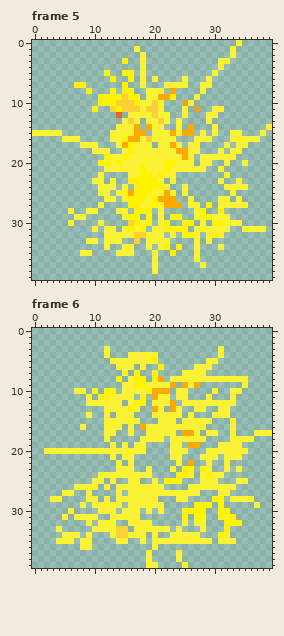
Edited in one commit: pixel-art file (assets/pineapple.ase). That is the earlier state.
40x40 pixels, 6 frames. Shown: frame 5, frame 6.
After the commit:
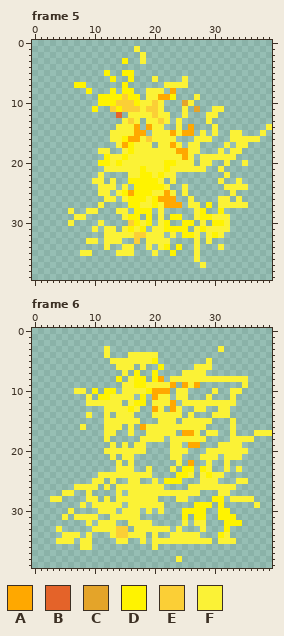
Palette (. is transparent): A #ffa800  B #e46329  C #e4a429  D #fff300  E #fbcf36  F #fbf236
The edit:
Frame 5:
Colour F is removed in row 0 at x 34; in rows 1 to 2 at x 33; in row 3 at x 31 to 32; in row 4 at x 18 and 31; in row 5 at x 18 and 30; in row 6 at x 18 and 29.
Colour F is removed in row 7 at x 18 and 28 to 29; in row 8 at x 28; in row 15 at x 0 to 4; in row 16 at x 5 to 7; in row 17 at x 8 to 10; in row 18 at x 10.
Colour F is removed in row 30 at x 33 to 34; in row 31 at x 35 to 38; in rows 36 to 38 at x 20.
Frame 6:
Colour F is removed in row 4 at x 31; in row 5 at x 30; in row 20 at x 2 to 11; in row 37 at x 19 and 24; in row 38 at x 19; in row 39 at x 19 to 20 and 25.
